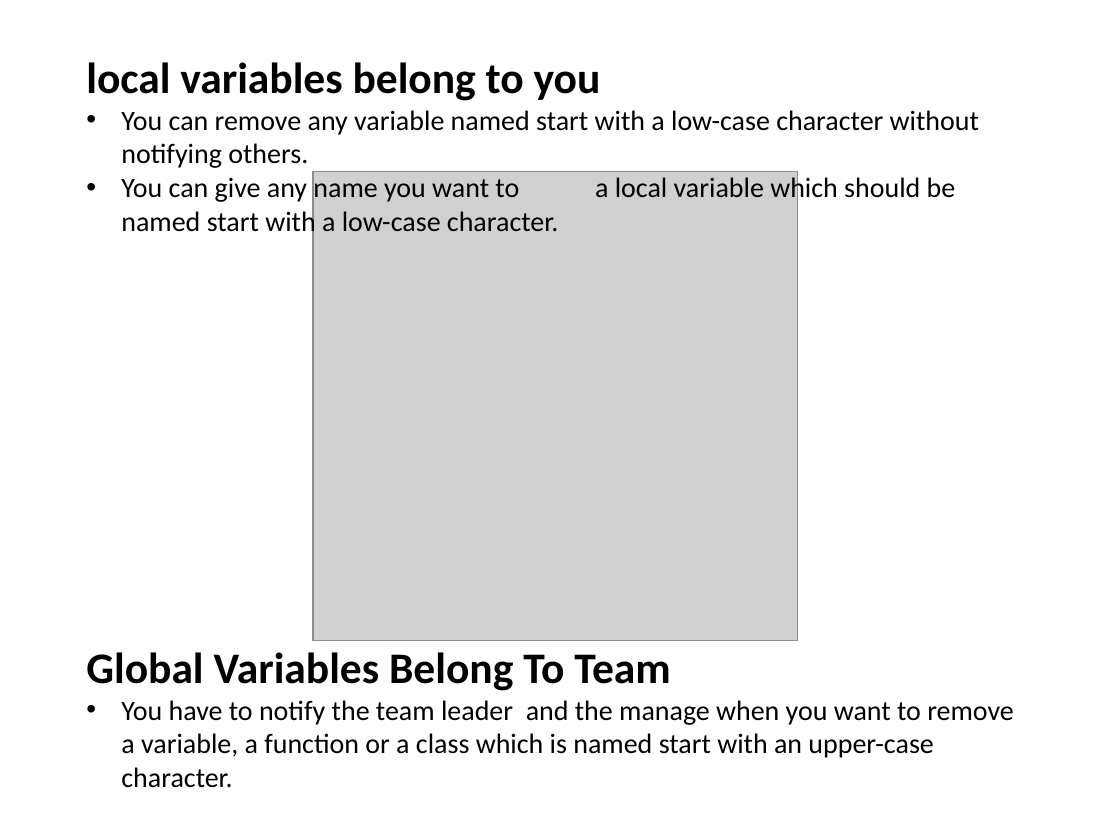
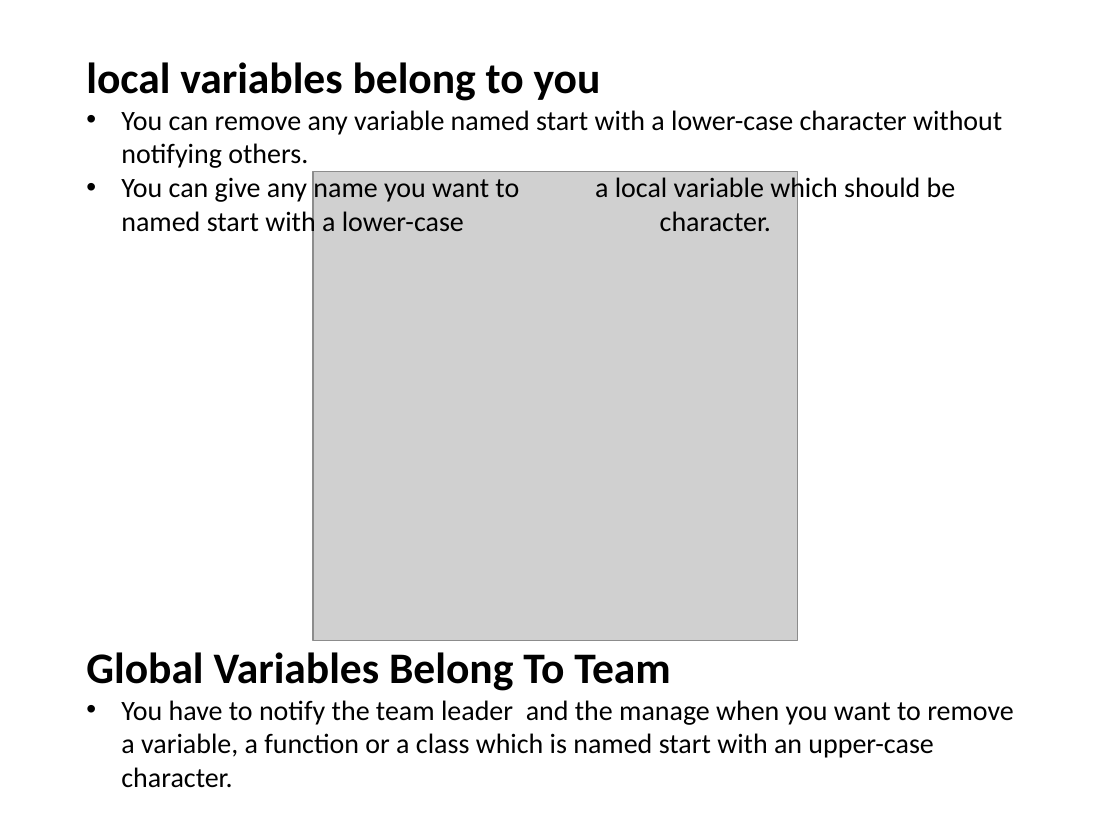
Before and after one commit to guoyu07/NotesPublic, a slide deck: slide 4 of Aario-PPT/IT/2. Aario's Code Style Guide.pptx. Drawn at 1120x840 pixels with LibreOffice and Linux fonts; fonts in the diff are those of the drawing; grey boxes stand for pictures. Boxes give left, top, right and bottom in pixels: in the first picture for what was removed or moved away, otherwise in the second. Text is boxed around its words. In the diff, an @@ line names an element or a change of style, - is before the commit and + after.

```diff
--- a/Aario-PPT/IT/2. Aario's Code Style Guide.pptx
+++ b/Aario-PPT/IT/2. Aario's Code Style Guide.pptx
@@ text at (121, 110, 1002, 237): text changed @@
-• You can remove any variable named start with a low-case character without notifying others.
-• You can give any name you want to a local variable which should be named start with a low-case character.
+• You can remove any variable named start with a lower-case character without notifying others.
+• You can give any name you want to a local variable which should be named start with a lower-case character.
```
Also in this commit, not shown: 2 other slides changed, 5 other files.
